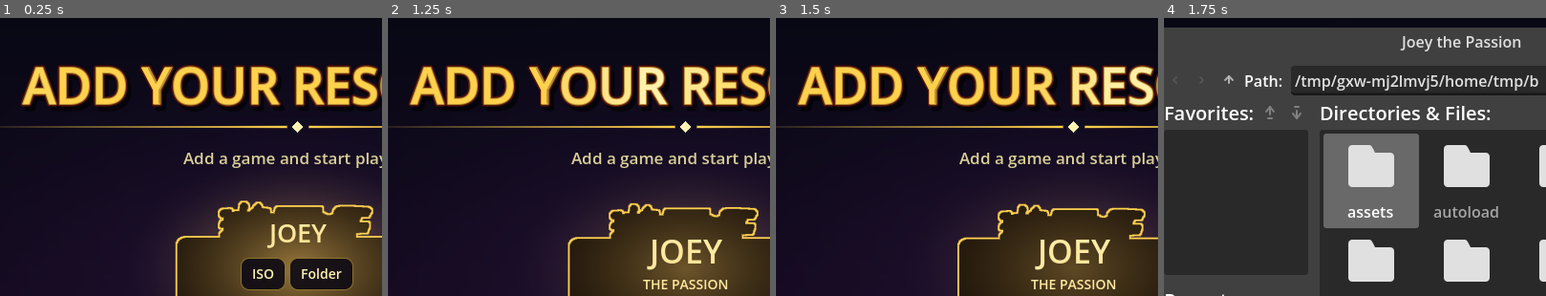
Above: before the commit, frames 1-4 (left to right).
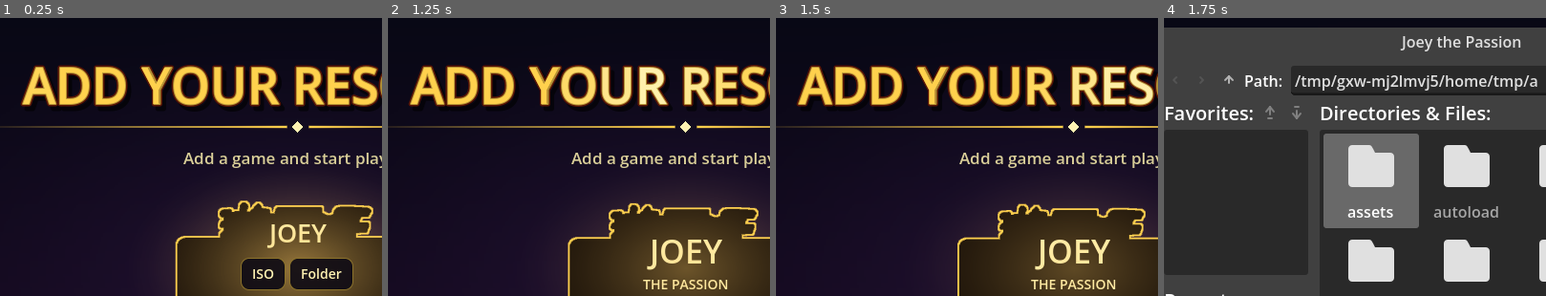
Above: after the commit, the same moments.

Repository: bkmohamadsy/Yu-Gi-Oh
Game: Godot game, scene res://scenes/boot/boot.tscn
Same seed, same stepped clock (60 frames per second), same inputs: the game is played once before the commit and once after it.
Inputs (mouse positions are % of the whole screen's width and height, from its top left):
- Up to frame 1 (0.25 s): no input
- Up to frame 2 (1.25 s): click "English" at 0.5 s
- Up to frame 3 (1.5 s): tap Enter (ui_accept) at 1.25 s; move the mouse to (72, 43) at 1.27 s; hold Right (ui_right) from 1.28 s (still down); hold F (pc_filter) from 1.28 s (still down); click (72, 43) at 1.42 s
- Up to frame 4 (1.75 s): keep holding Right (ui_right); keep holding F (pc_filter); tap Enter (ui_accept) at 1.52 s
The pictures show only the part of the screen within x 11-61%, y 0-50%; the shares and areas given below are measured in that part.

Frames 1-3 are identical in both runs. In frame 4, less than 0.1% of the frame differs, in the area x 95-98%, y 20-25%.

Commit message:
Mount bundled_data.pck directly

Diff:
--- a/game/autoload/paths.gd
+++ b/game/autoload/paths.gd
@@ -49,12 +49,7 @@
 	var override := cmdline_value("data")
 	if override != "":
 		return override
-	# A full private APK mounts its embedded assets and first preserves the pack
-	# in app storage. Later engine-only APKs mount that same persistent copy.
-	if FileAccess.file_exists("res://bundled_data.pck") and ProjectSettings.load_resource_pack("res://bundled_data.pck", false):
-		content_pack_persistent = preserve_embedded_content_pack() if OS.has_feature("android") else false
-		if OS.has_feature("android") and not content_pack_persistent:
-			push_warning("The game can run from this APK, but its data could not be preserved for an engine-only update.")
+	if ProjectSettings.load_resource_pack("res://bundled_data.pck", false):
 		return "res://data"
 	if OS.has_feature("android"):
 		if mount_user_content_pack():
@@ -82,6 +77,7 @@
 	return portable
 
 
+
 func _resolve_save_dir() -> String:
 	var override := cmdline_value("save")
 	if override != "":
